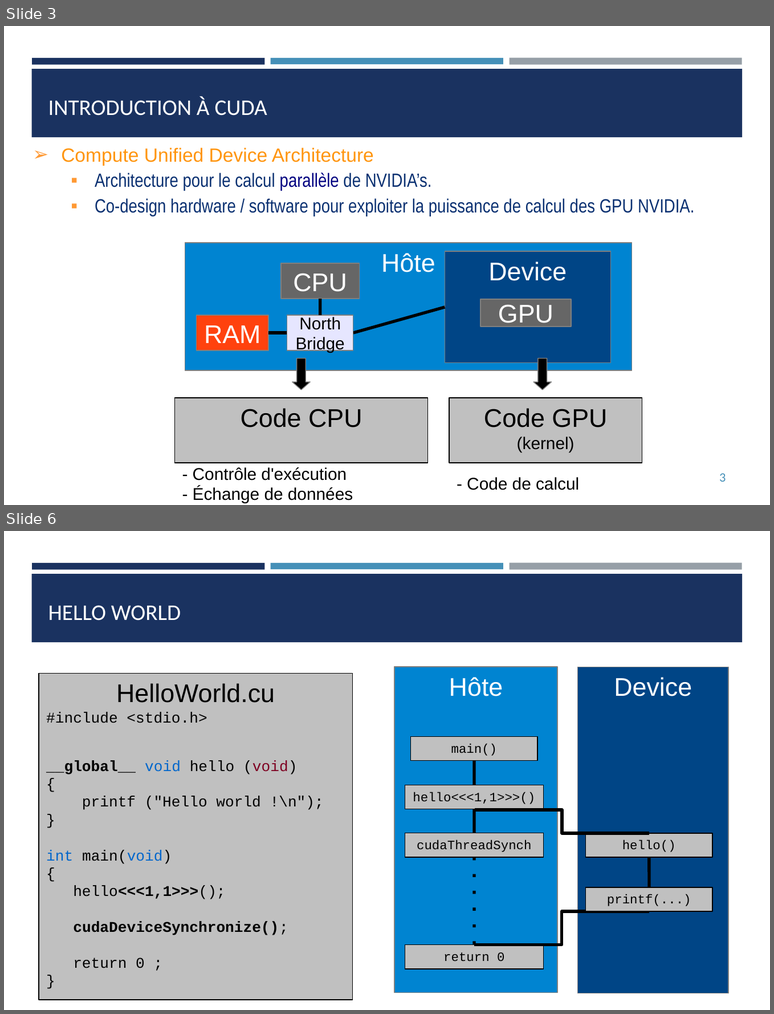
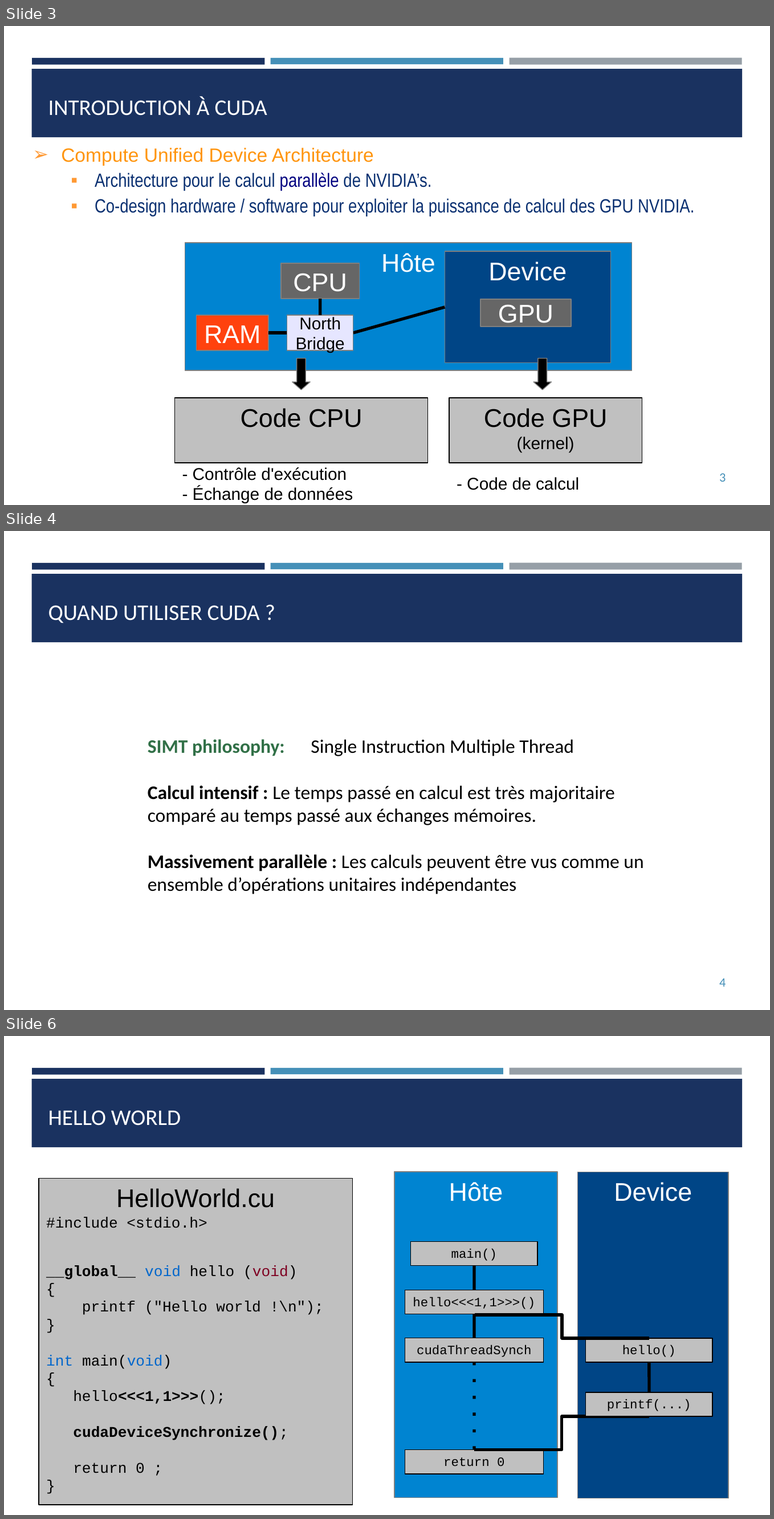
Before and after one commit to franckginguene/hpc_formation_scalian, a slide deck: Diapos/HPC_CUDA.pptx. Shown one above the other, each under a label of ours: slides 3 and 6 before the commit, slides 3, 4 and 6 after it; the slides between them are not shown. The pictures are 774x1014 and 774x1519 pixels, drawn with LibreOffice and Linux fonts; fonts in the diff are those of the drawing. Boxes give left, top, right and bottom in pixels: in the first picture for what was removed or moved away, otherwise in the second. Text is boxed around its words. In the diff, an @@ line names an element or a change of style, - is before the commit and + after.

Commit message:
update CUDA support

```diff
--- a/Diapos/HPC_CUDA.pptx
+++ b/Diapos/HPC_CUDA.pptx
@@ slide 4 added at (4,531,770,1010), background #FFFFFF; not listed: 4 template elements that a slide beside it also shows @@
@@ title added at (48,605,260,623), 21 pt, text #FFFFFF @@
+QUAND UTILISER CUDA ?
@@ text added at (148,739,644,894), 18 pt, text #000000 @@
+SIMT philosophy: Single Instruction Multiple Thread
+Calcul intensif : Le temps passé en calcul est très majoritaire comparé au temps passé aux échanges mémoires.
+Massivement parallèle : Les calculs peuvent être vus comme un ensemble d’opérations unitaires indépendantes
@@ page number added at (719,978,726,986), 12 pt, text #4590B8 @@
+4
```
Also in this commit, not shown: 7 slides changed, 3 other slides added, 1 slide removed.
